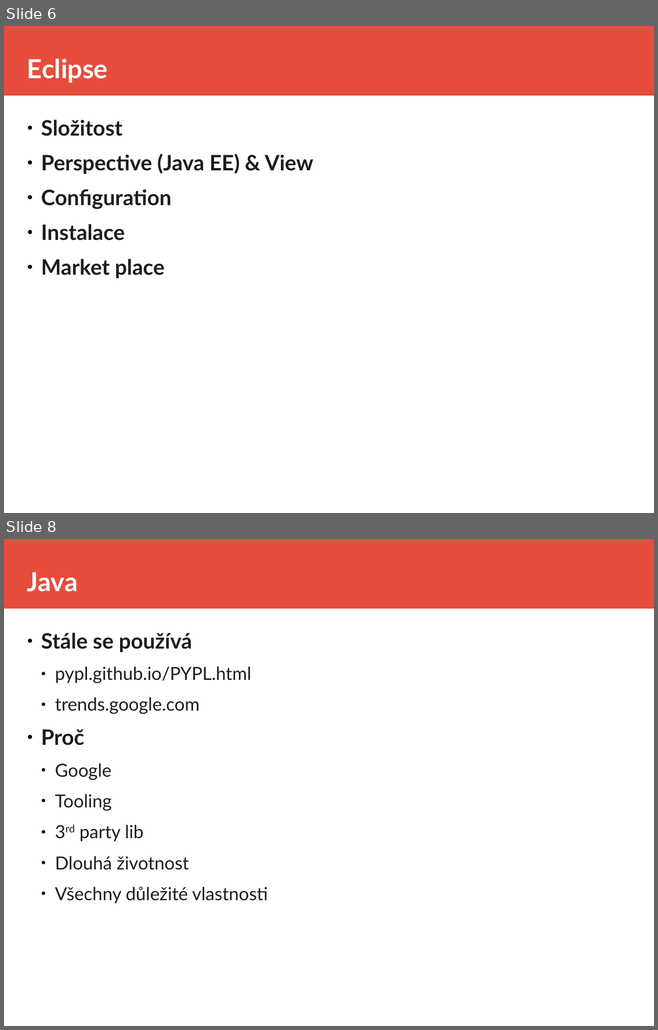
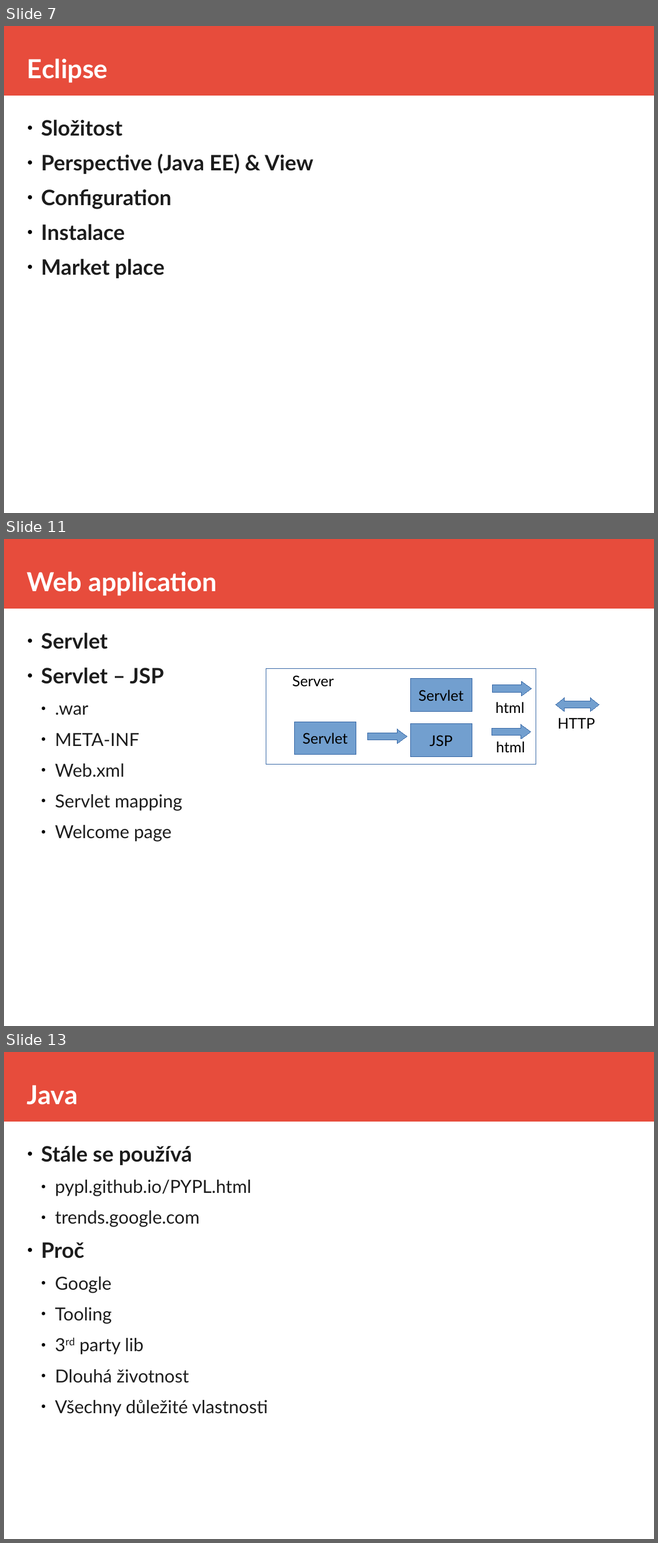
Before and after one commit to equabank/java-skoleni, a slide deck: v2/doc/prez.odp. Shown one above the other, each under a label of ours: slides 6 and 8 before the commit, slides 7, 11 and 13 after it; the slides between them are not shown. The pictures are 658x1030 and 658x1543 pixels, drawn with LibreOffice and Linux fonts; fonts in the diff are those of the drawing. Boxes give left, top, right and bottom in pixels: in the first picture for what was removed or moved away, otherwise in the second. Text is boxed around its words. In the diff, an @@ line names an element or a change of style, - is before the commit and + after.

```diff
--- a/v2/doc/prez.odp
+++ b/v2/doc/prez.odp
@@ slide 11 added at bbox=[4, 539, 654, 1026], background #FFFFFF; not listed: 1 template element that a slide beside it also shows @@
@@ title added at bbox=[27, 571, 217, 596], 32 pt, text #FFFFFF, bold @@
+Web application
@@ text added at bbox=[41, 632, 182, 842], 22 pt, text #1C1C1C @@
+● Servlet
+● Servlet – JSP
+  ● .war
+  ● META-INF
+  ● Web.xml
+  ● Servlet mapping
+  ● Welcome page
@@ rectangle added at bbox=[266, 669, 536, 764], outline #3465A4 0 pt @@
@@ text added at bbox=[292, 675, 334, 687], 18 pt, text #000000 @@
+Server
@@ rectangle added at bbox=[410, 679, 471, 712], fill #729FCF, outline #3465A4 0 pt, 18 pt, text #000000 @@
+Servlet
@@ right arrow added at bbox=[492, 682, 532, 696], fill #729FCF, outline #3465A4 0 pt @@
@@ text added at bbox=[495, 702, 524, 714], 18 pt, text #000000 @@
+html
@@ left right arrow added at bbox=[556, 697, 598, 711], fill #729FCF, outline #3465A4 0 pt @@
@@ rectangle added at bbox=[294, 722, 355, 755], fill #729FCF, outline #3465A4 0 pt, 18 pt, text #000000 @@
+Servlet
@@ right arrow added at bbox=[368, 729, 407, 744], fill #729FCF, outline #3465A4 0 pt @@
@@ rectangle added at bbox=[410, 724, 471, 757], fill #729FCF, outline #3465A4 0 pt, 18 pt, text #000000 @@
+JSP
@@ right arrow added at bbox=[492, 725, 531, 739], fill #729FCF, outline #3465A4 0 pt @@
@@ text added at bbox=[557, 718, 595, 729], 18 pt, text #000000 @@
+HTTP
@@ text added at bbox=[496, 741, 525, 753], 18 pt, text #000000 @@
+html
@@ what was slide 6 is now slide 7 @@
@@ what was slide 8 is now slide 13 @@
```
Also in this commit, not shown: 7 slides changed, 6 other slides added, 2 slides removed, 15 other files.
